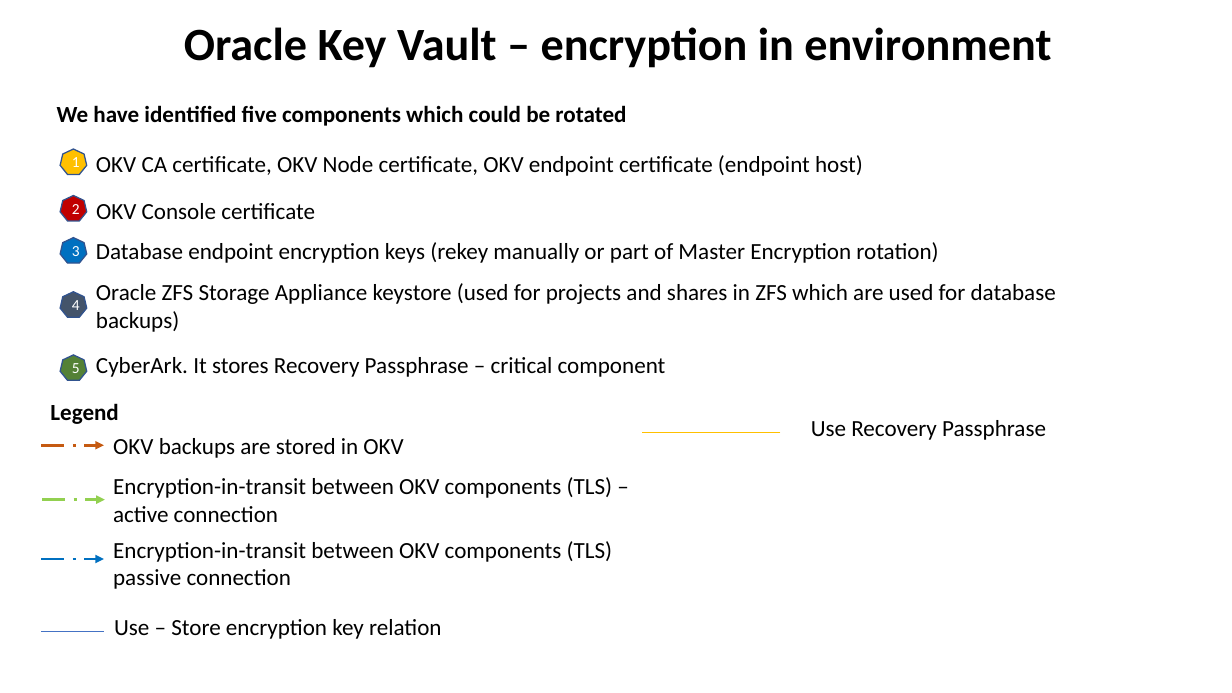
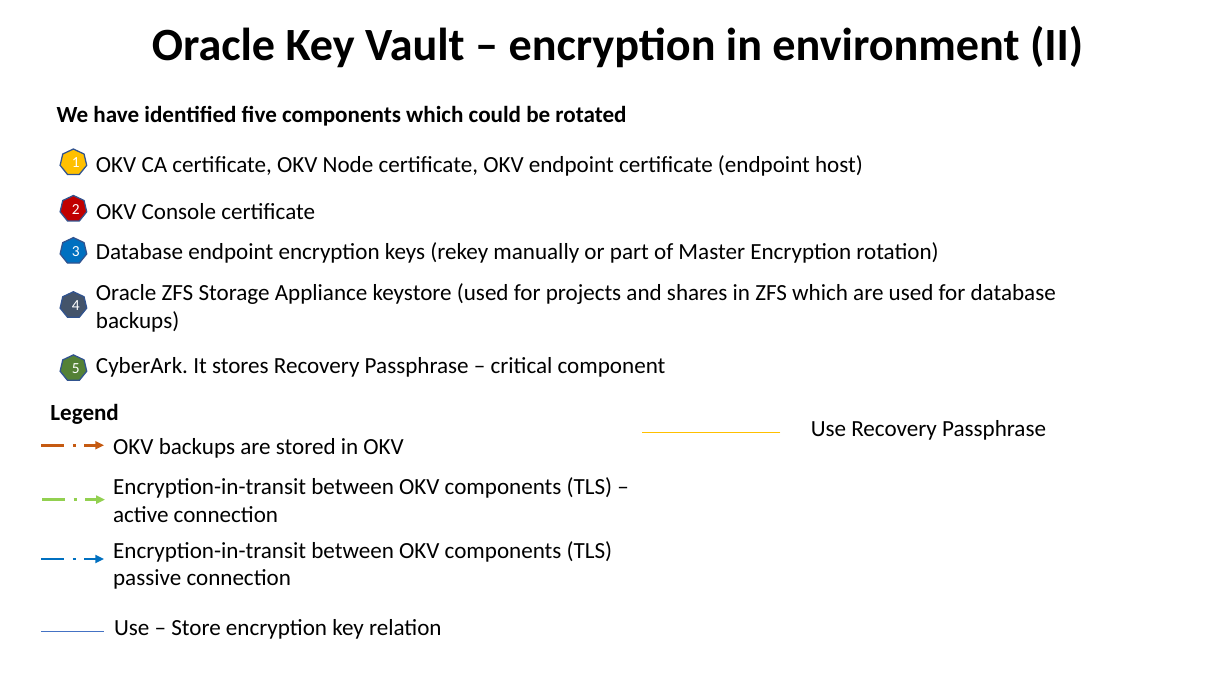
Before and after one commit to zizu1985/DOAG_OKV_EXACC, a slide deck: slide 32 of Oracle_Key_Vault_EXACC_DOAG26.pptx (slide 31 before the commit). Drawn at 1232x693 pixels with LibreOffice and Linux fonts; fonts in the diff are those of the drawing. Boxes give left, top, right and bottom in pixels: in the first picture for what was removed or moved away, otherwise in the second. Text is boxed around its words. In the diff, an @@ line names an element or a change of style, - is before the commit and + after.

```diff
--- a/Oracle_Key_Vault_EXACC_DOAG26.pptx
+++ b/Oracle_Key_Vault_EXACC_DOAG26.pptx
@@ title at [152,26,1083,68]: text changed @@
-Oracle Key Vault – encryption in environment
+Oracle Key Vault – encryption in environment (II)
```
Also in this commit, not shown: 22 other slides changed, 1 slide added, 2 slides removed.
